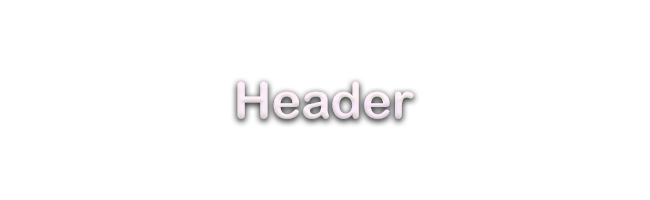
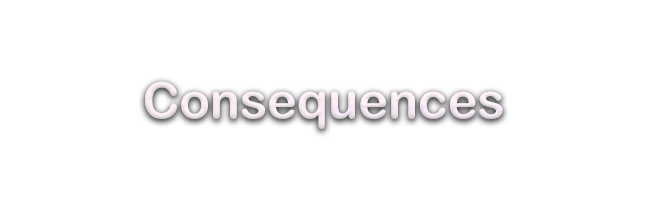
Before/after of a 650 x 200 layered artwork. What changed in the layer stack:
renamed "Header" to "Consequences", painted on it over box(145, 81, 503, 129)
